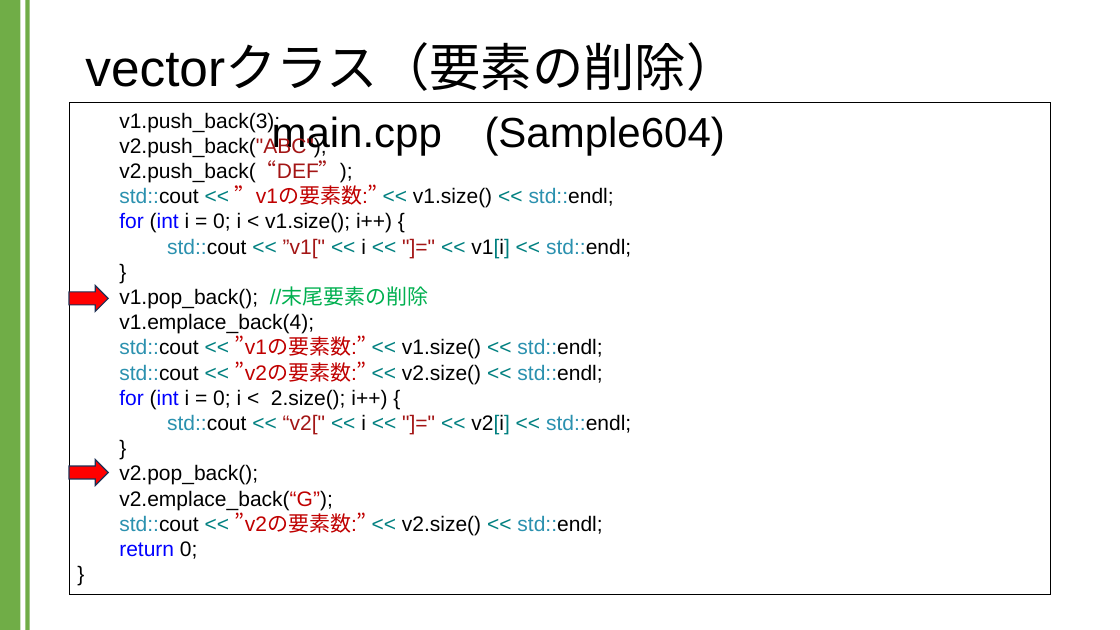
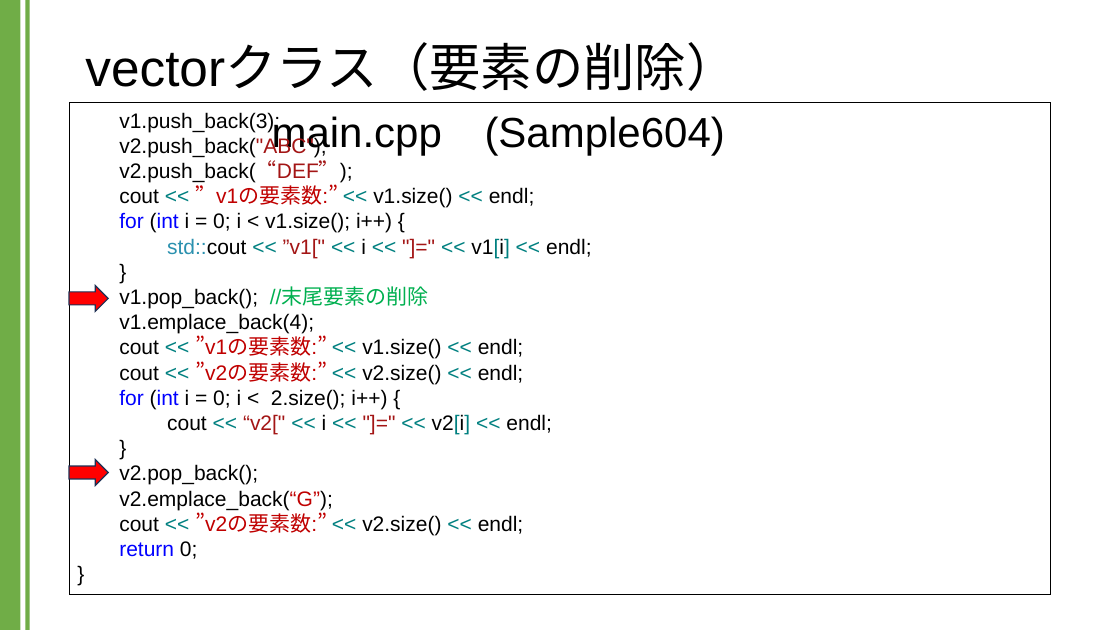
Before and after one commit to kic-murata/cpp2024, a slide deck: slide 14 of 授業資料/講義資料：Vectorクラス.pptx. Drawn at 1120x630 pixels with LibreOffice and Linux fonts; fonts in the diff are those of the drawing. Boxes give left, top, right and bottom in pixels: in the first picture for what was removed or moved away, otherwise in the second. Text is boxed around its words. In the diff, an @@ line names an element or a change of style, - is before the commit and + after.

```diff
--- a/授業資料/講義資料：Vectorクラス.pptx
+++ b/授業資料/講義資料：Vectorクラス.pptx
@@ text in rectangle at [119,161,535,208]: text changed @@
-v2.push_back(“DEF”);
-std::cout << ”v1の要素数:” << v1.size() << std::endl;
+v2.push_back(“DEF”);
+cout << ”v1の要素数:” << v1.size() << endl;
@@ text in rectangle at [167,238,592,258]: text changed @@
-std::cout << ”v1[" << i << "]=" << v1[i] << std::endl;
+std::cout << ”v1[" << i << "]=" << v1[i] << endl;
@@ text in rectangle at [119,333,524,384]: text changed @@
-std::cout << ”v1の要素数:” << v1.size() << std::endl;
-std::cout << ”v2の要素数:” << v2.size() << std::endl;
+cout << ”v1の要素数:” << v1.size() << endl;
+cout << ”v2の要素数:” << v2.size() << endl;
@@ text in rectangle at [167,414,552,434]: text changed @@
-std::cout << “v2[" << i << "]=" << v2[i] << std::endl;
+cout << “v2[" << i << "]=" << v2[i] << endl;
@@ text in rectangle at [119,510,524,535]: text changed @@
-std::cout << ”v2の要素数:” << v2.size() << std::endl;
+cout << ”v2の要素数:” << v2.size() << endl;
```
Also in this commit, not shown: 14 other slides changed, 4 slides added, 1 other file.
